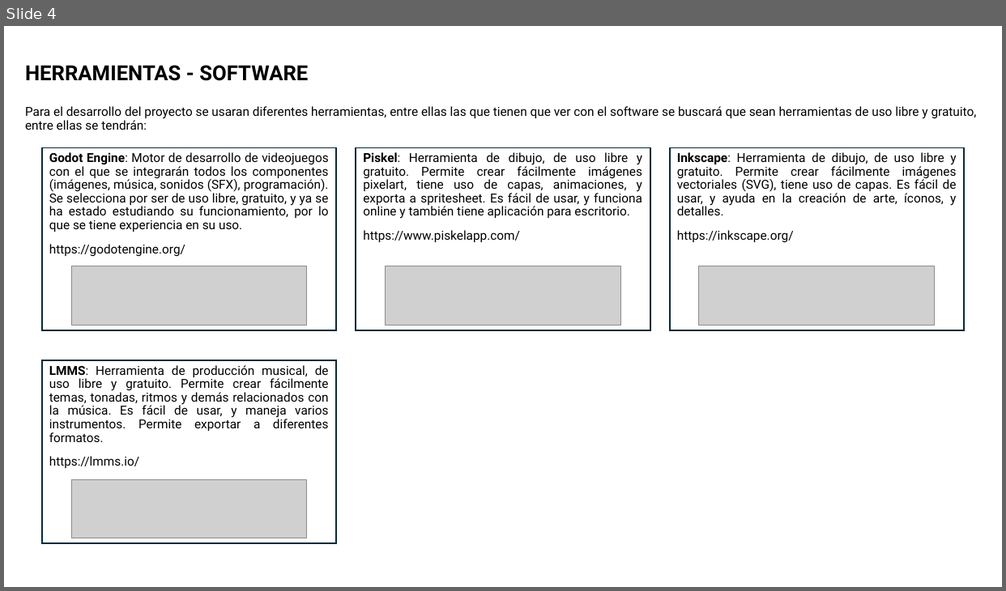
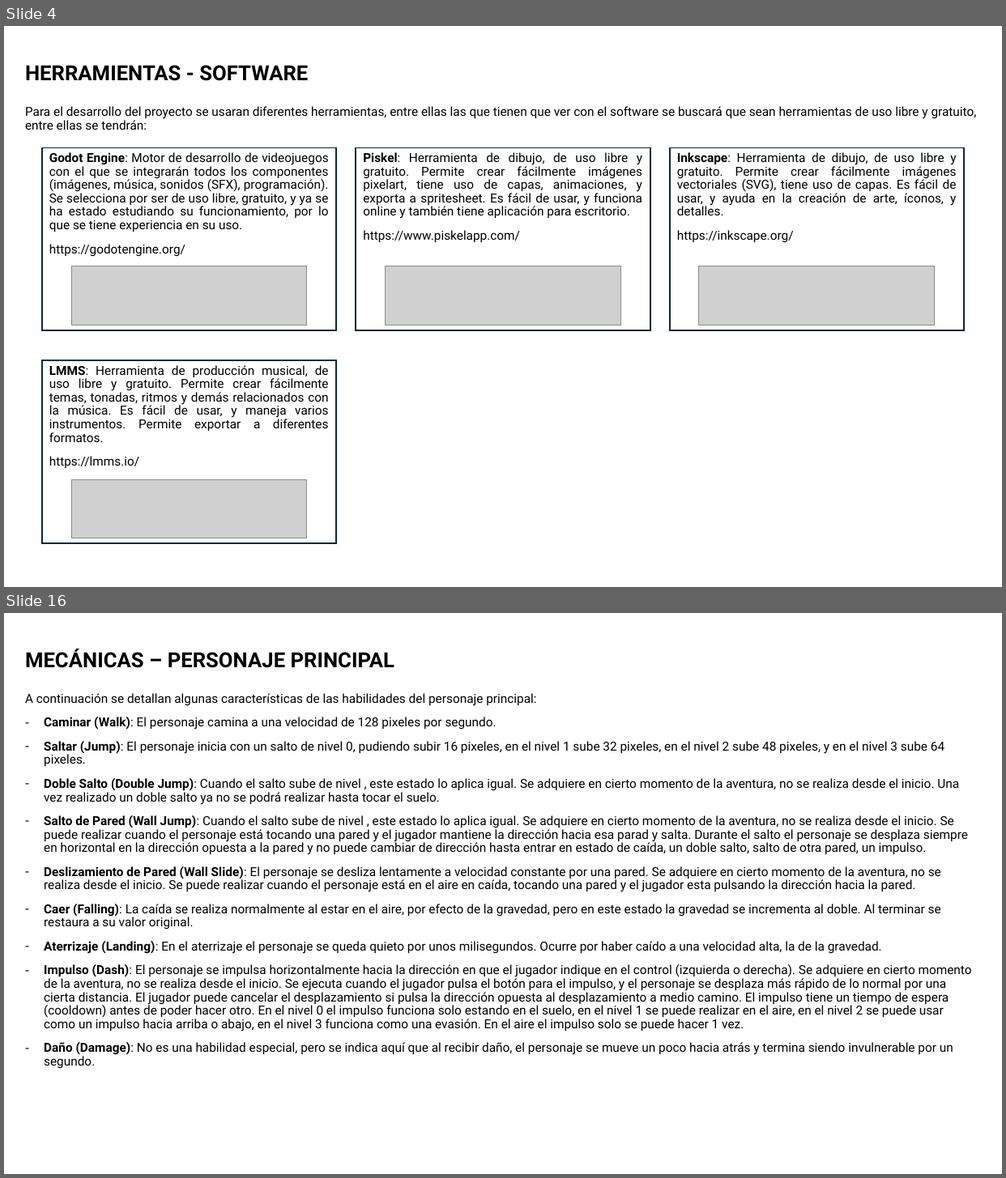
Before and after one commit to gaitanivan/Platformer-Game, a slide deck: docs/DOCUMENTO DE DISEÑO.pptx. Shown one above the other, each under a label of ours: slide 4 before the commit, slides 4 and 16 after it; the slides between them are not shown. The pictures are 1006x591 and 1006x1178 pixels, drawn with LibreOffice and Linux fonts; fonts in the diff are those of the drawing; grey boxes stand for pictures. Boxes give left, top, right and bottom in pixels: in the first picture for what was removed or moved away, otherwise in the second. Text is boxed around its words. In the diff, an @@ line names an element or a change of style, - is before the commit and + after.

```diff
--- a/docs/DOCUMENTO DE DISEÑO.pptx
+++ b/docs/DOCUMENTO DE DISEÑO.pptx
@@ slide 16 added at [4, 613, 1002, 1174], background #FFFFFF @@
@@ title added at [25, 649, 394, 668], 20 pt, text #000000, bold @@
+MECÁNICAS – PERSONAJE PRINCIPAL
@@ text added at [25, 693, 972, 1068], 12 pt, text #000000 @@
+A continuación se detallan algunas características de las habilidades del personaje principal:
+– Caminar (Walk): El personaje camina a una velocidad de 128 pixeles por segundo.
+– Saltar (Jump): El personaje inicia con un salto de nivel 0, pudiendo subir 16 pixeles, en el nivel 1 sube 32 pixeles, en el nivel 2 sube 48 pixeles, y en el nivel 3 sube 64 pixeles.
+– Doble Salto (Double Jump): Cuando el salto sube de nivel , este estado lo aplica igual. Se adquiere en cierto momento de la aventura, no se realiza desde el inicio. Una vez realizado un doble salto ya no se podrá realizar hasta tocar el suelo.
+– Salto de Pared (Wall Jump): Cuando el salto sube de nivel , este estado lo aplica igual. Se adquiere en cierto momento de la aventura, no se realiza desde el inicio. Se puede realizar cuando el personaje está tocando una pared y el jugador mantiene la dirección hacia esa parad y salta. Durante el salto el personaje se desplaza siempre en horizontal en la dirección opuesta a la pared y no puede cambiar de dirección hasta entrar en estado de caída, un doble salto, salto de otra pared, un impulso.
+– Deslizamiento de Pared (Wall Slide): El personaje se desliza lentamente a velocidad constante por una pared. Se adquiere en cierto momento de la aventura, no se realiza desde el inicio. Se puede realizar cuando el personaje está en el aire en caída, tocando una pared y el jugador esta pulsando la dirección hacia la pared.
+– Caer (Falling): La caída se realiza normalmente al estar en el aire, por efecto de la gravedad, pero en este estado la gravedad se incrementa al doble. Al terminar se restaura a su valor original.
+– Aterrizaje (Landing): En el aterrizaje el personaje se queda quieto por unos milisegundos. Ocurre por haber caído a una velocidad alta, la de la gravedad.
+– Impulso (Dash): El personaje se impulsa horizontalmente hacia la dirección en que el jugador indique en el control (izquierda o derecha). Se adquiere en cierto momento de la aventura, no se realiza desde el inicio. Se ejecuta cuando el jugador pulsa el botón para el impulso, y el personaje se desplaza más rápido de lo normal por una cierta distancia. El jugador puede cancelar el desplazamiento si pulsa la dirección opuesta al desplazamiento a medio camino. El impulso tiene un tiempo de espera (cooldown) antes de poder hacer otro. En el nivel 0 el impulso funciona solo estando en el suelo, en el nivel 1 se puede realizar en el aire, en el nivel 2 se puede usar como un impulso hacia arriba o abajo, en el nivel 3 funciona como una evasión. En el aire el impulso solo se puede hacer 1 vez.
+– Daño (Damage): No es una habilidad especial, pero se indica aquí que al recibir daño, el personaje se mueve un poco hacia atrás y termina siendo invulnerable por un segundo.
```
Also in this commit, not shown: 1 slide changed, 11 other slides added, 25 other files.
